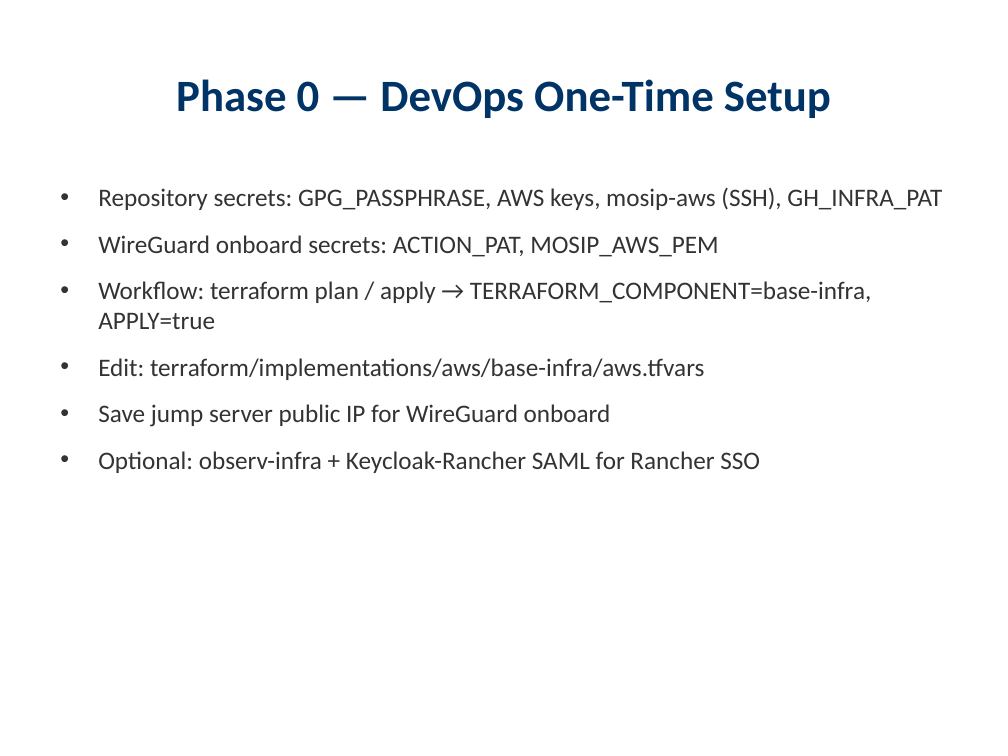
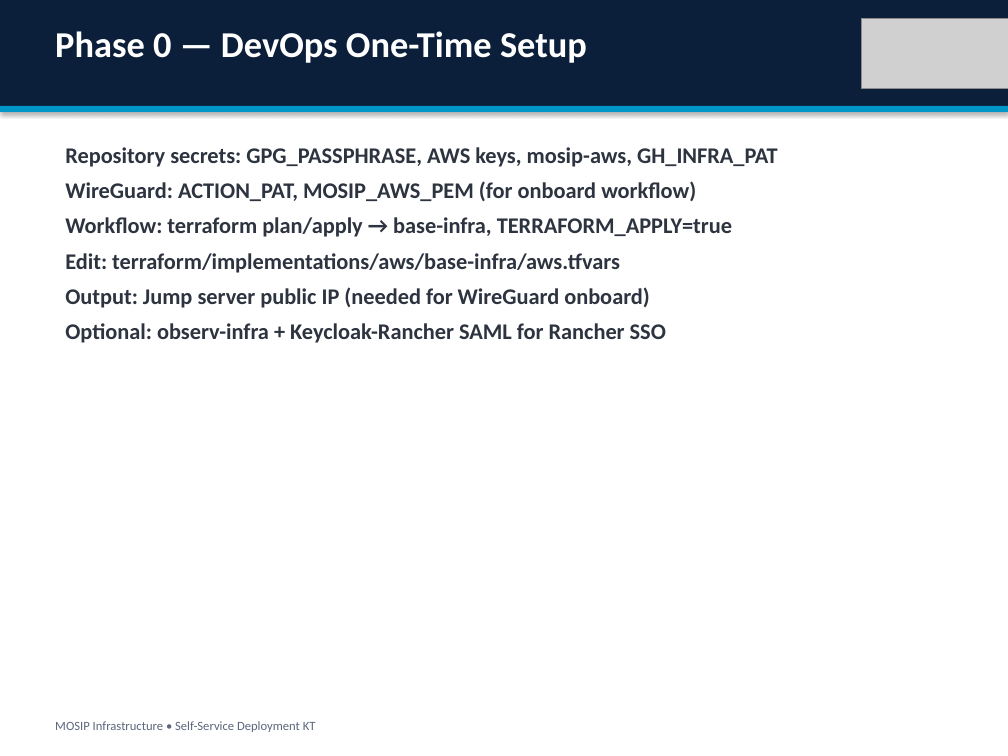
Before and after one commit to Ivanmeneges/infra, a slide deck: slide 8 of docs/presentations/MOSIP_New_Environment_Deployment_KT.pptx. Drawn at 1008x756 pixels with LibreOffice and Linux fonts; fonts in the diff are those of the drawing; grey boxes stand for pictures. Boxes give left, top, right and bottom in pixels: in the first picture for what was removed or moved away, otherwise in the second. Text is boxed around its words. In the diff, an @@ line names an element or a change of style, - is before the commit and + after.

```diff
--- a/docs/presentations/MOSIP_New_Environment_Deployment_KT.pptx
+++ b/docs/presentations/MOSIP_New_Environment_Deployment_KT.pptx
@@ rectangle added at [0,0,1008,756], fill #FFFFFF @@
@@ rectangle added at [0,0,1008,106], fill #0B1F3A @@
@@ text "Phase 0 — DevOps One-Time ...": place and size @@
-text "Phase 0 — DevOps One-Time ..." at [176,79,831,118]
+text "Phase 0 — DevOps One-Time ..." at [55,31,587,63]
@@ text "Phase 0 — DevOps One-Time ..." at [55,31,587,63]: size 32 to 26 pt, text colour #003366 to #FFFFFF; alignment centre to left @@
@@ picture added at [862,18,1008,89] @@
@@ rectangle added at [0,106,1008,112], fill #0096C7 @@
@@ text "Repository secrets: GPG_PASSPHRASE, AWS keys, ...": place and size @@
-text "Repository secrets: GPG_PASSPHRASE, AWS keys, ..." at [98,187,942,473]
+text "Repository secrets: GPG_PASSPHRASE, AWS keys, ..." at [65,147,778,343]
@@ text at [65,147,778,237]: text changed; size 18 to 16 pt; text colour #333333 to #2D3440; bold on @@
-• Repository secrets: GPG_PASSPHRASE, AWS keys, mosip-aws (SSH), GH_INFRA_PAT
-• WireGuard onboard secrets: ACTION_PAT, MOSIP_AWS_PEM
-• Workflow: terraform plan / apply → TERRAFORM_COMPONENT=base-infra, APPLY=true
+Repository secrets: GPG_PASSPHRASE, AWS keys, mosip-aws, GH_INFRA_PAT
+WireGuard: ACTION_PAT, MOSIP_AWS_PEM (for onboard workflow)
+Workflow: terraform plan/apply → base-infra, TERRAFORM_APPLY=true
@@ text at [65,253,666,343]: size 18 to 16 pt, text colour #333333 to #2D3440, bold on in "Edit: terraform/implementations/aws/base-infra/aws.tfvars", "Optional: observ-infra + Keycloak-Rancher SAML for Rancher ..."; bullet • to none; less space between paragraphs @@
@@ text at [65,287,650,308]: text changed; size 18 to 16 pt; text colour #333333 to #2D3440; bold on @@
-• Save jump server public IP for WireGuard onboard
+Output: Jump server public IP (needed for WireGuard onboard)
@@ text added at [55,721,316,732], 9 pt, text #5C677D @@
+MOSIP Infrastructure • Self-Service Deployment KT
```
Also in this commit, not shown: 16 other slides changed, 8 slides added, 8 slides removed, 2 other files.
